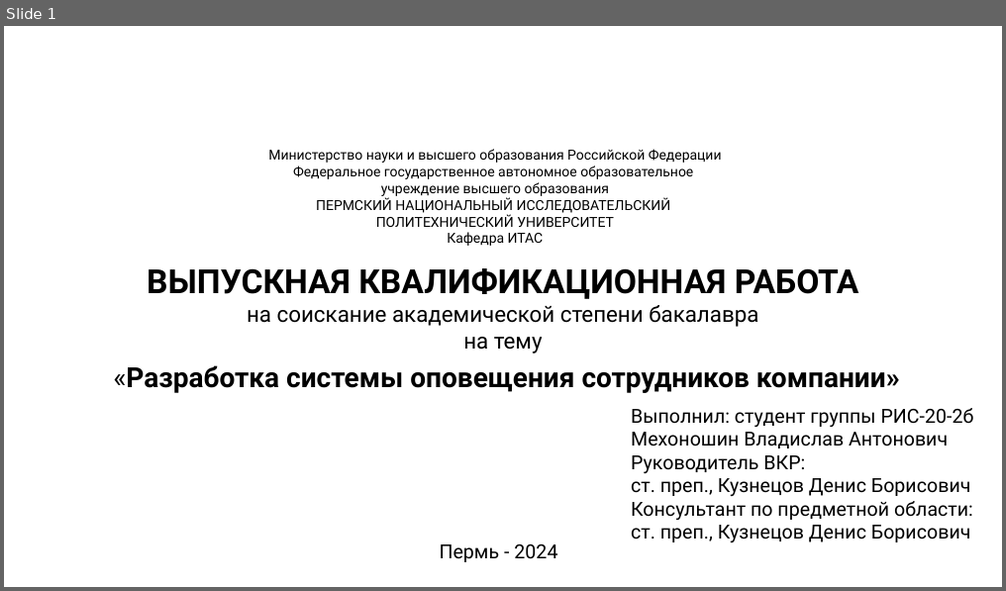
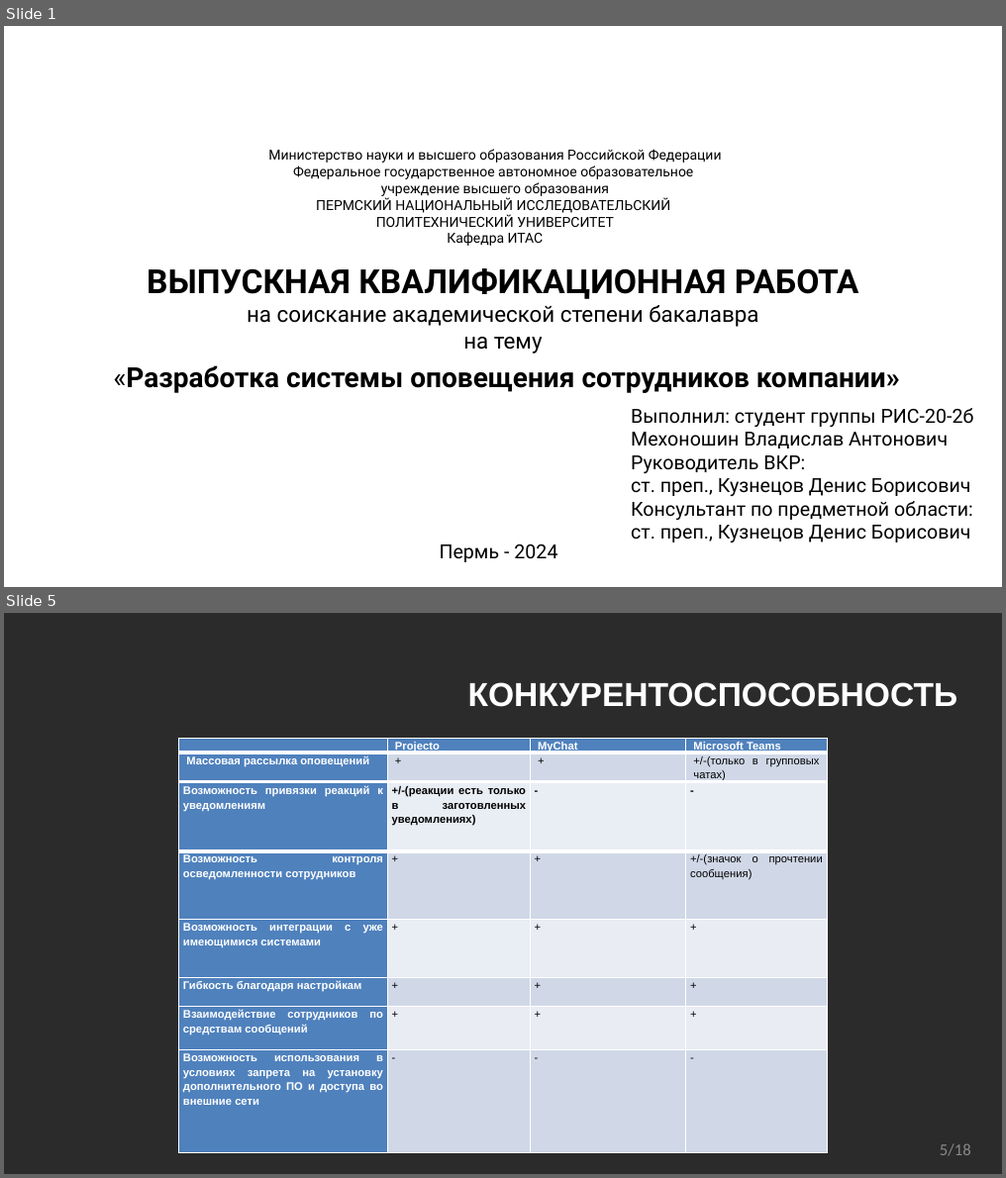
Before and after one commit to VladMexon/DiplomaProject, a slide deck: РИС-20-2б-Мехоношин-ВА-ПП.pptx. Shown one above the other, each under a label of ours: slide 1 before the commit, slides 1 and 5 after it; the slides between them are not shown. The pictures are 1006x591 and 1006x1178 pixels, drawn with LibreOffice and Linux fonts; fonts in the diff are those of the drawing; background and template pictures are left out; a plain dark background stands for a picture behind light text. Boxes give left, top, right and bottom in pixels: in the first picture for what was removed or moved away, otherwise in the second. Text is boxed around its words. In the diff, an @@ line names an element or a change of style, - is before the commit and + after.

```diff
--- a/РИС-20-2б-Мехоношин-ВА-ПП.pptx
+++ b/РИС-20-2б-Мехоношин-ВА-ПП.pptx
@@ slide 5 added at [4, 613, 1002, 1174], background picture (left out) @@
@@ title added at [468, 682, 958, 707], 24 pt, text #FFFFFF, bold @@
+КОНКУРЕНТОСПОСОБНОСТЬ
@@ table added at [178, 738, 827, 813], 2 rows, 4 columns @@
+ | Projecto | MyChat | Microsoft Teams
+Массовая рассылка оповещений | + | + | +/-(только в групповых чатах)
@@ table added at [178, 782, 827, 1153], 6 rows, 4 columns @@
+Возможность привязки реакций к уведомлениям | +/-(реакции есть только в заготовленных уведомлениях) | - | -
+Возможность контроля осведомленности сотрудников | + | + | +/-(значок о прочтении сообщения)
+Возможность интеграции с уже имеющимися системами | + | + | +
+Гибкость благодаря настройкам | + | + | +
+Взаимодействие сотрудников по средствам сообщений | + | + | +
+Возможность использования в условиях запрета на установку дополнительного ПО и доступа во внешние сети | - | - | -
@@ page number added at [940, 1145, 971, 1157], 12 pt, text #898989 @@
+5/18
```
Also in this commit, not shown: 6 slides changed, 1 other slide added, 4 other files.
